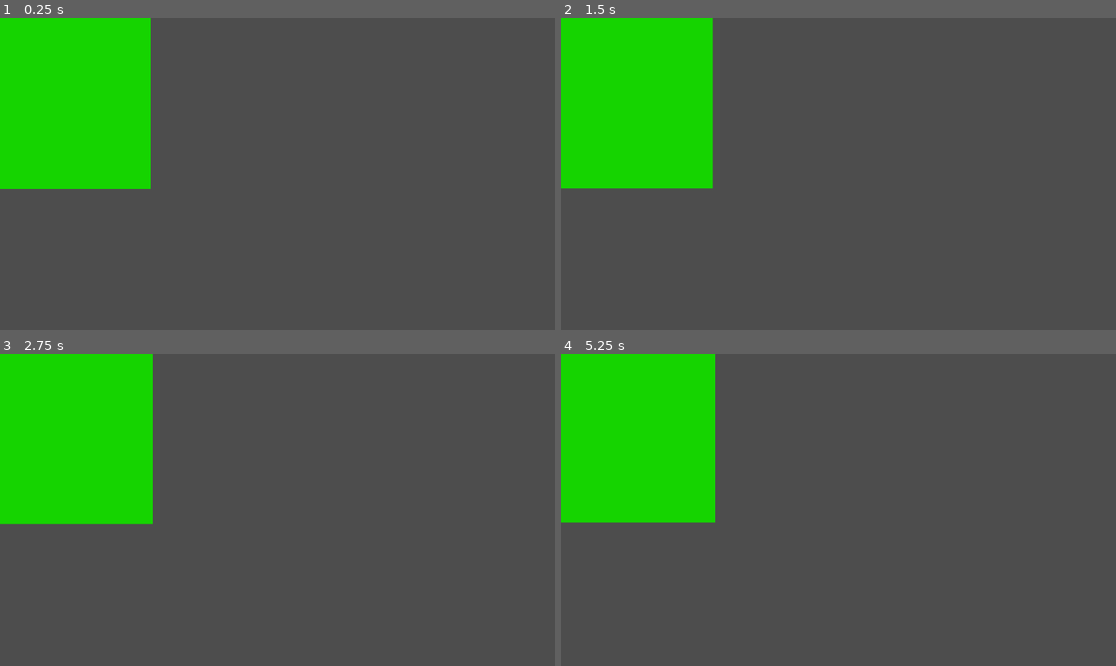
Above: before the commit, frames 1-4 (two rows, left to right).
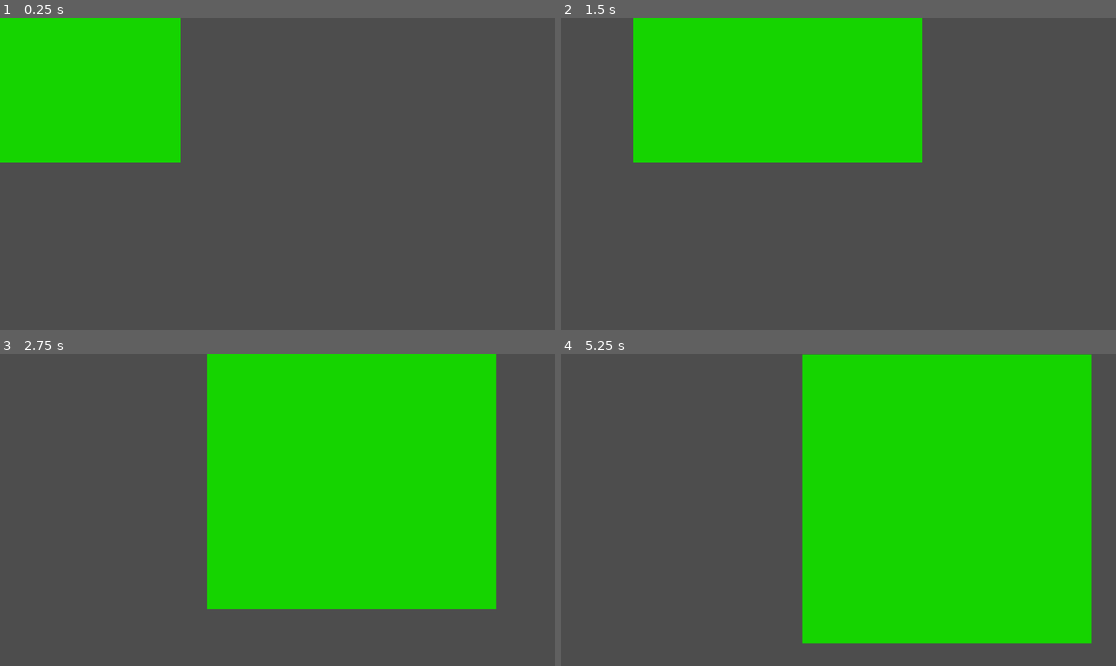
Above: after the commit, the same moments.

Repository: Mapachana/GlobalGameJam2024
Game: Godot game, scene res://escenas/personajes.tscn
The game is run twice, just before and just after one commit, with the same random seed, the same clock (stepped at 60 frames per second) and the same inputs.
Inputs (mouse positions are in pixels of both pictures, inside the frame that each line leads up to):
- Up to frame 1 (0.25 s): no input
- Up to frame 2 (1.5 s): move the mouse to (960, 158) at 0.52 s; click (960, 158) at 0.67 s; move the mouse to (727, 189) at 1.27 s; click (727, 189) at 1.42 s
- Up to frame 3 (2.75 s): move the mouse to (333, 441) at 2.02 s; click (333, 441) at 2.17 s
- Up to frame 4 (5.25 s): move the mouse to (810, 572) at 2.77 s; click (810, 572) at 2.92 s; move the mouse to (1005, 556) at 3.52 s; click (1005, 556) at 3.67 s; move the mouse to (672, 463) at 4.27 s; click (672, 463) at 4.42 s; move the mouse to (866, 510) at 5.02 s; click (866, 510) at 5.17 s

The runs differ from the first frame. In frame 1, 4.8% of the frame differs, in the area x 0-33%, y 0-55%; in frame 2, 26%; in frame 3, 58%; in frame 4, 64%, in the area x 0-96%, y 0-93%.

Commit message:
Añado muerte #1

Diff:
--- a/escenas/personajes.gd
+++ b/escenas/personajes.gd
@@ -10,37 +10,51 @@
 var radio
 var velocidad_giro
 var angulo
+var muerto
+var temporizador
+var tiempo_max_infectado
 
 
 func _ready():
 	target_index = 0
-	infectado = true
+	infectado = false
 	radio = 1000000
 	velocidad_giro = 10
 	angulo = 0
+	muerto = false
+	temporizador = 0
+	tiempo_max_infectado = 10
 
 func _physics_process(delta):
 
 	var target
-	if (!infectado):
-		target = puntos[target_index]
 
-		if (position.distance_to(target) < 1) and (target_index < (puntos.size()-1)) :
-			print("YA")
-			print(position.distance_to(target))
-			target_index += 1
+	if !muerto:
+		if (!infectado):
 			target = puntos[target_index]
 
-	else:
-		angulo = fmod(angulo + (velocidad_giro * delta), 2 * PI)
-		target = Vector2(cos(angulo), sin(angulo))*radio
+			if (position.distance_to(target) < 1) and (target_index < (puntos.size()-1)) :
+				print("YA")
+				print(position.distance_to(target))
+				target_index += 1
+				target = puntos[target_index]
 
-	velocity = (target - position).normalized() * SPEED
-	move_and_slide()
+		else:
+			angulo = fmod(angulo + (velocidad_giro * delta), 2 * PI)
+			target = Vector2(cos(angulo), sin(angulo))*radio
+
+		velocity = (target - position).normalized() * SPEED
+		move_and_slide()
+
+		if infectado:
+			temporizador += delta
+
+			if temporizador >= tiempo_max_infectado:
+				muerto = true;
 
 
 func _on_area_2d_body_entered(body):
-	if body.infectado:
+	if !muerto and body.infectado:
 		# Me infecto yo
 		self.infectado = true;
 
